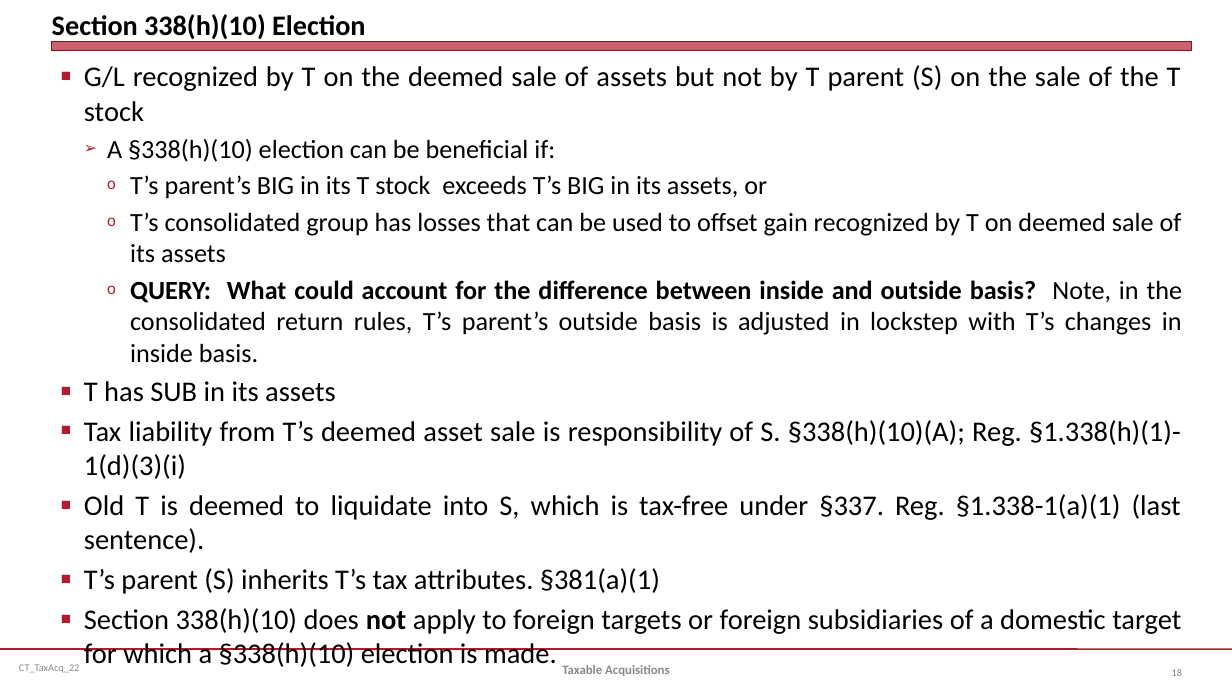
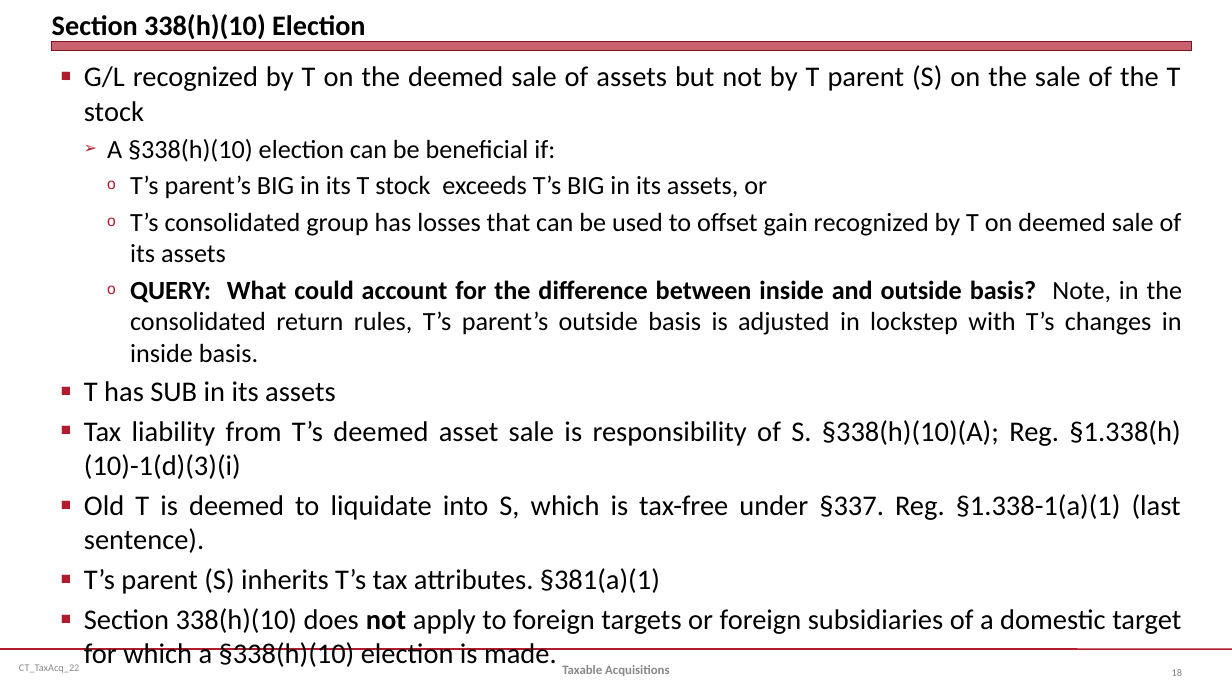
Before and after one commit to jmc877/Corporate-Tax, a slide deck: slide 18 of slides/CT_TaxAcq_22.pptx. Drawn at 1232x693 pixels with LibreOffice and Linux fonts; fonts in the diff are those of the drawing. Boxes give left, top, right and bottom in pixels: in the first picture for what was removed or moved away, otherwise in the second. Text is boxed around its words. In the diff, an @@ line names an element or a change of style, - is before the commit and + after.

```diff
--- a/slides/CT_TaxAcq_22.pptx
+++ b/slides/CT_TaxAcq_22.pptx
@@ text at <box>84,420,1180,479</box>: text changed @@
-■ Tax liability from T’s deemed asset sale is responsibility of S. §338(h)(10)(A); Reg. §1.338(h)(1)-1(d)(3)(i)
+■ Tax liability from T’s deemed asset sale is responsibility of S. §338(h)(10)(A); Reg. §1.338(h)(10)-1(d)(3)(i)
```
